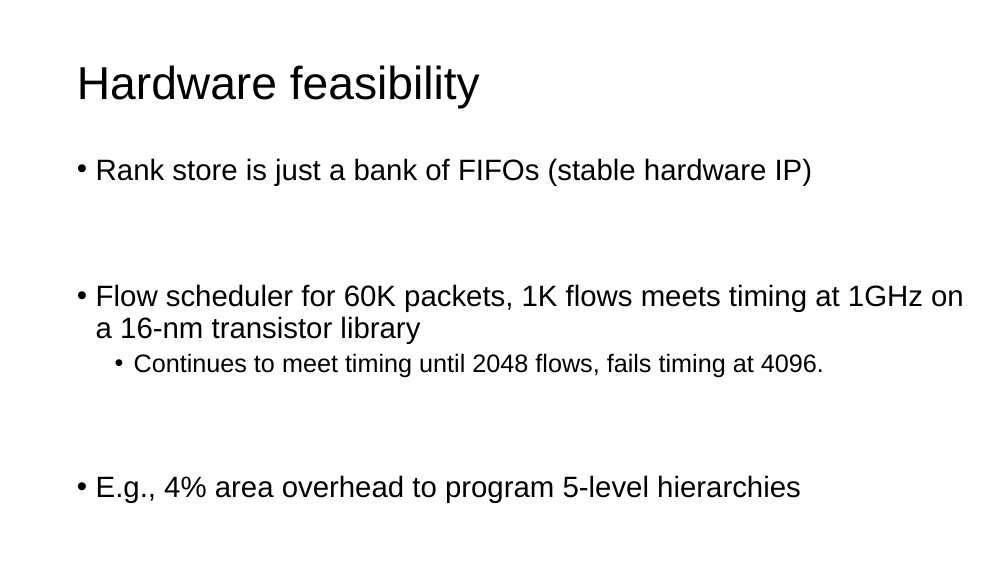
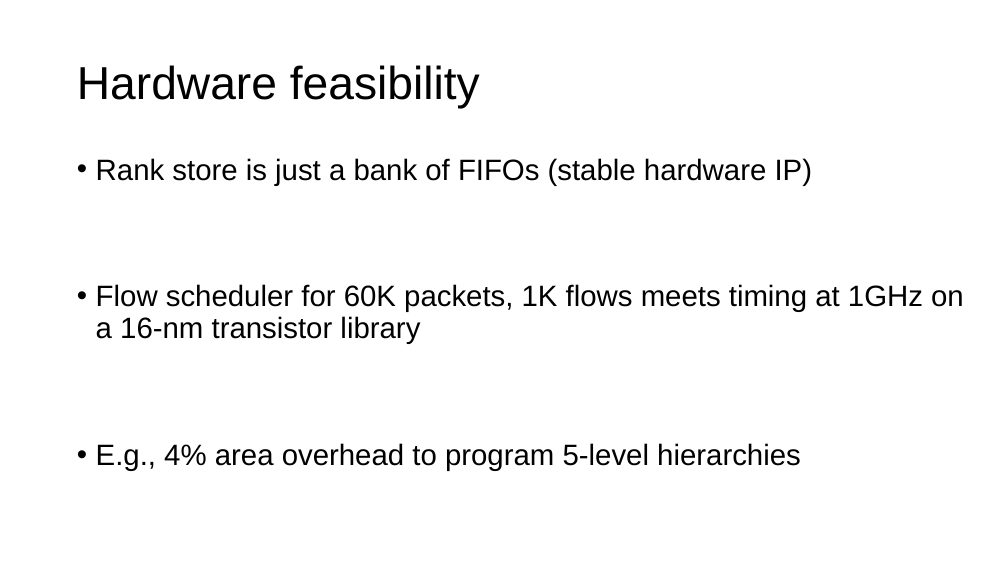
Before and after one commit to anirudhSK/pifo-domino-marple-ppts, a slide deck: slide 55 of domino_pifo.pptx. Drawn at 1008x567 pixels with LibreOffice and Linux fonts; fonts in the diff are those of the drawing. Boxes give left, top, right and bottom in pixels: in the first picture for what was removed or moved away, otherwise in the second. Text is boxed around its words. In the diff, an @@ line names an element or a change of style, - is before the commit and + after.

```diff
--- a/domino_pifo.pptx
+++ b/domino_pifo.pptx
@@ text at <box>134,353,824,377</box>: paragraph removed @@
-  • Continues to meet timing until 2048 flows, fails timing at 4096.
```
Also in this commit, not shown: 3 other slides changed.
